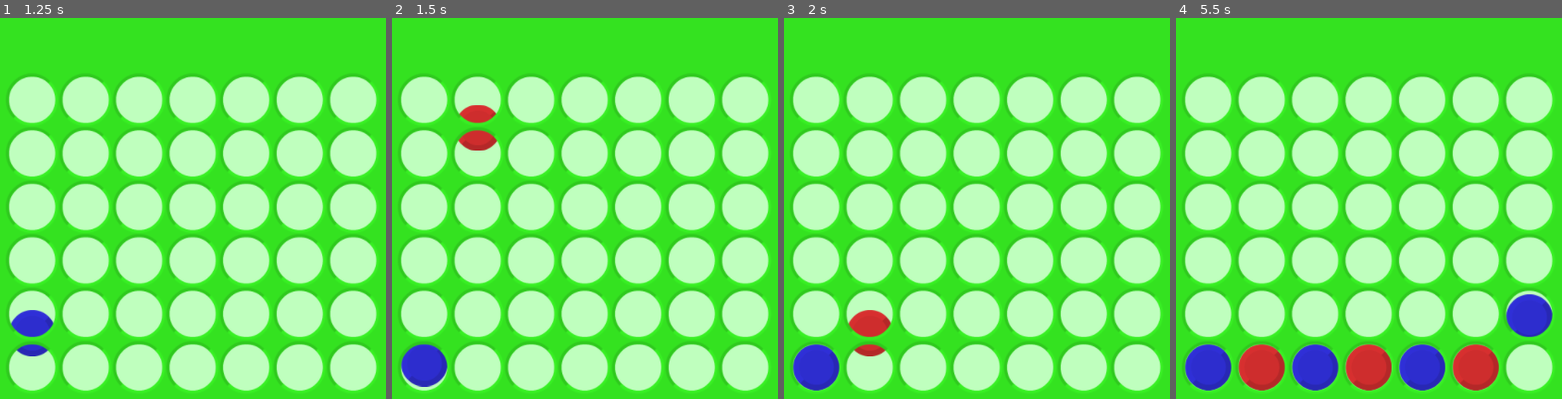
Above: before the commit, frames 1-4 (left to right).
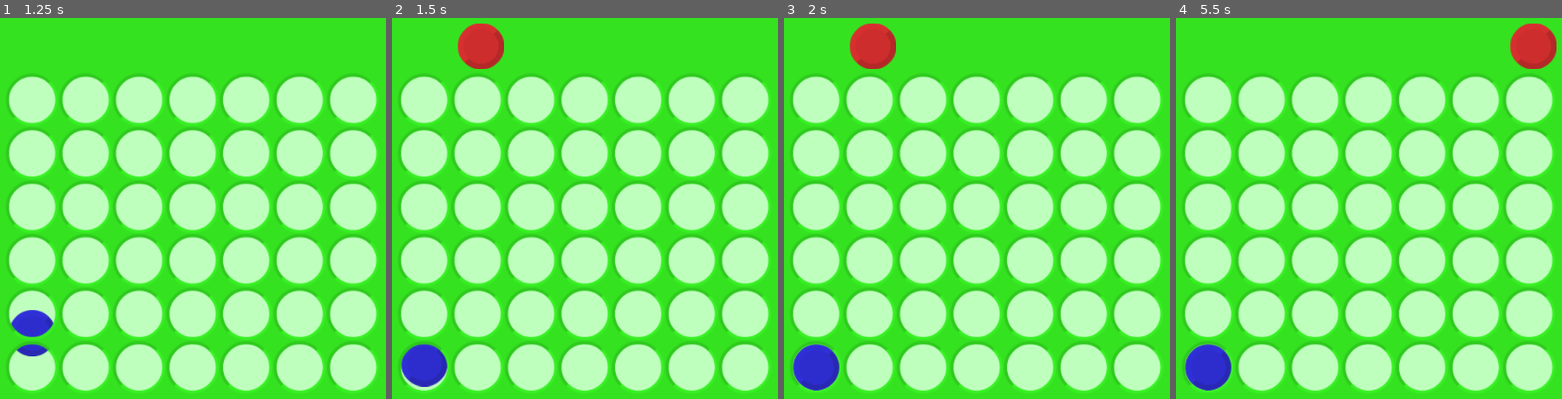
Above: after the commit, the same moments.

Repository: RaquelHL/Connect4-minimax
Game: Godot game, scene res://game.tscn
Two runs of this game, one before a commit and one after it. Both use one fixed random seed, a clock stepped at 60 frames per second and the inputs below.
Inputs (mouse positions are in pixels of both pictures, inside the frame that each line leads up to):
- Up to frame 1 (1.25 s): click (34, 227) at 0.5 s
- Up to frame 2 (1.5 s): click (480, 227) at 1.25 s
- Up to frame 3 (2 s): no input
- Up to frame 4 (5.5 s): click (1318, 231) at 2 s; click (1372, 231) at 2.75 s; click (1423, 227) at 3.5 s; click (1480, 227) at 4.25 s; click (1534, 227) at 5 s

Frame 1 is identical in both runs. In frame 2, 1.9% of the frame differs, in the area x 17-30%, y 1-35%; in frame 3, 2.0%; in frame 4, 8.1%, in the area x 16-99%, y 1-98%.
Error after the commit: Parse Error: Expected an indented block after "if". (res://ia.gd:13)

Commit message:
corrigido alguns bugs e agora acontecem jogadas aleatórias até uma vitória

Diff:
--- a/board.gd
+++ b/board.gd
@@ -4,6 +4,7 @@
 
 var prox_peca
 
+var ganhador = 0
 var turno = 1
 var vez = 1
 var cor = {
@@ -31,6 +32,8 @@
 	$Pecas.add_child(prox_peca)
 
 func clicou(coluna):
+	if not vez == 1:
+		return
 	joga(coluna)
 
 func checa_ganhador(pos):
@@ -90,7 +93,7 @@
 	dir = Vector2(1,0)
 	check_pos = pos + dir
 	while(1):
-		if check_pos.y > 5 or check_pos.x < 0:
+		if check_pos.x > 6:
 			break
 		if board[check_pos.x][check_pos.y] != vez or iguais >= 4:
 			break
@@ -100,7 +103,7 @@
 
 	check_pos = pos - dir
 	while(1):
-		if check_pos.y < 0 or check_pos.x > 6:
+		if check_pos.x < 0:
 			break
 		if board[check_pos.x][check_pos.y] != vez or iguais >= 4:
 			break
@@ -117,7 +120,7 @@
 	dir = Vector2(1,1)
 	check_pos = pos + dir
 	while(1):
-		if check_pos.y > 5 or check_pos.x < 0:
+		if check_pos.y > 5 or check_pos.x > 6:
 			break
 		if board[check_pos.x][check_pos.y] != vez or iguais >= 4:
 			break
@@ -127,7 +130,7 @@
 
 	check_pos = pos - dir
 	while(1):
-		if check_pos.y < 0 or check_pos.x > 6:
+		if check_pos.y < 0 or check_pos.x < 0:
 			break
 		if board[check_pos.x][check_pos.y] != vez or iguais >= 4:
 			break
@@ -147,7 +150,7 @@
 		pos.y -= 1
 
 	if(pos.y<0):
-		return
+		return false
 
 	board[pos.x][pos.y] = vez
 	p.position = Vector2(74*pos.x, -74)
@@ -158,8 +161,11 @@
 	turno += 1
 	nova_peca()
 
+	return true
+
 func jogador_ganhou():
 	print(vez, ' ganhou')
+	ganhador = vez
 	pass
 
 func _input(event):
--- a/game.tscn
+++ b/game.tscn
@@ -1,7 +1,8 @@
-[gd_scene load_steps=3 format=2]
+[gd_scene load_steps=4 format=2]
 
 [ext_resource path="res://assets/board.png" type="Texture" id=1]
 [ext_resource path="res://board.gd" type="Script" id=2]
+[ext_resource path="res://ia.gd" type="Script" id=3]
 
 [node name="Node2D" type="Node2D"]
 
@@ -32,6 +33,7 @@
 _sections_unfolded = [ "Rect", "Visibility" ]
 
 [node name="Botoes" type="Node" parent="board"]
+editor/display_folded = true
 
 [node name="btColuna1" type="TextureButton" parent="board/Botoes"]
 anchor_left = 0.0
@@ -193,6 +195,9 @@
 position = Vector2( -222.184, -185.104 )
 _sections_unfolded = [ "Transform", "Visibility" ]
 
+[node name="IA" type="Node" parent="board"]
+script = ExtResource( 3 )
+
 [connection signal="pressed" from="board/Botoes/btColuna1" to="board" method="clicou" binds= [ 1 ]]
 [connection signal="pressed" from="board/Botoes/btColuna2" to="board" method="clicou" binds= [ 2 ]]
 [connection signal="pressed" from="board/Botoes/btColuna3" to="board" method="clicou" binds= [ 3 ]]
--- /dev/null
+++ b/ia.gd
@@ -0,0 +1,13 @@
+extends Node
+
+onready var board = get_parent()
+
+func _ready():
+	randomize()
+	pass # Replace with function body.
+
+func _process(delta):
+	if board.ganhador: return
+
+	var coluna = randi() % 7 + 1
+	if board.joga(coluna):
